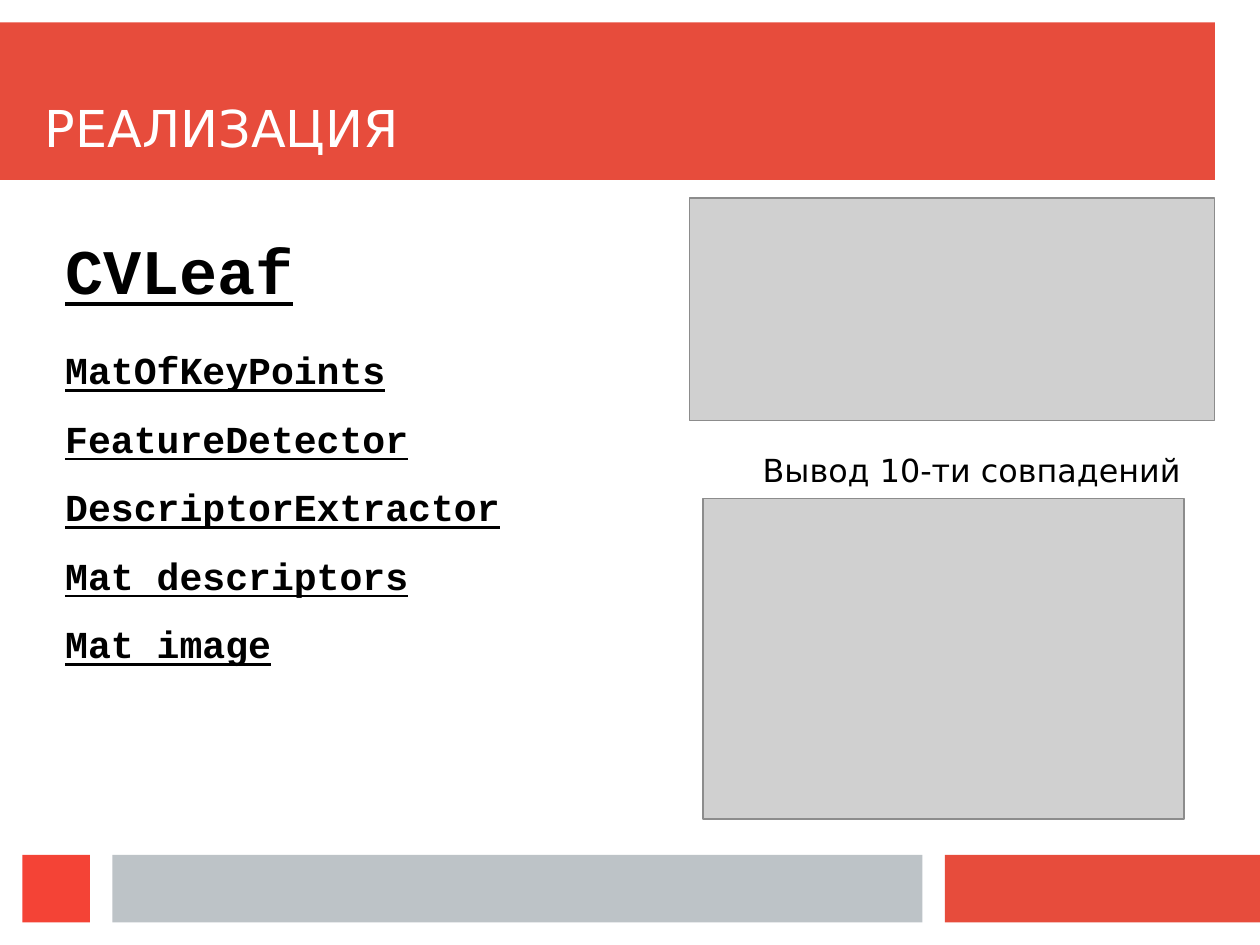
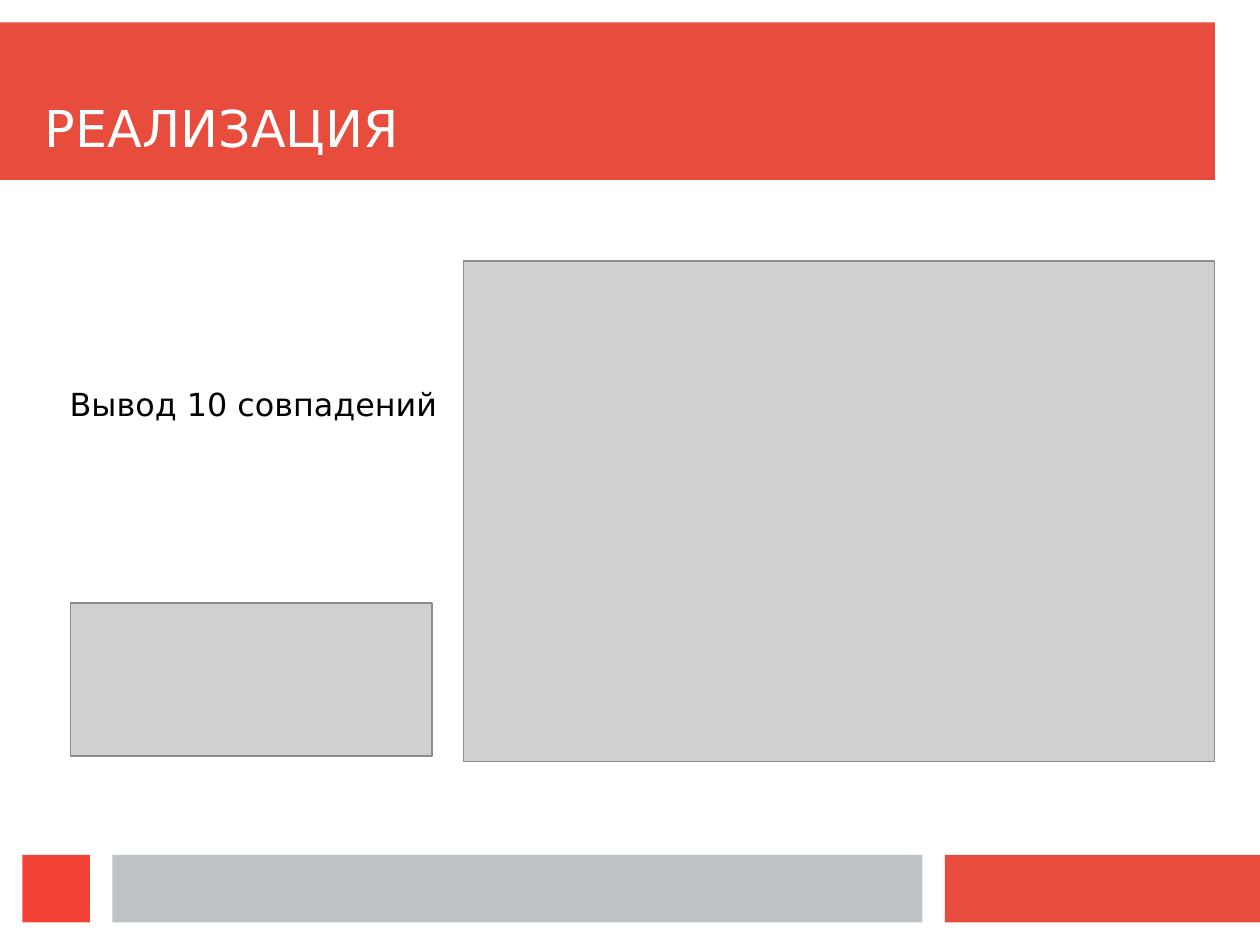
Before and after one commit to Chekist322/Android_OpenCV_TreeRecognition, a slide deck: slide 7 of SummerSchool.odp (slide 5 before the commit). Drawn at 1260x945 pixels with LibreOffice and Linux fonts; fonts in the diff are those of the drawing; grey boxes stand for pictures. Boxes give left, top, right and bottom in pixels: in the first picture for what was removed or moved away, otherwise in the second. Text is boxed around its words. In the diff, an @@ line names an element or a change of style, - is before the commit and + after.

```diff
--- a/SummerSchool.odp
+++ b/SummerSchool.odp
@@ text removed at (65,248,294,306) @@
-CVLeaf
@@ picture: place and size @@
-picture at (703,499,1185,819)
+picture at (464,261,1215,761)
@@ text removed at (65,357,499,666) @@
-MatOfKeyPoints
-FeatureDetector
-DescriptorExtractor
-Mat descriptors
-Mat image
@@ text at (70,392,437,421): text changed @@
-Вывод 10-ти совпадений
+Вывод 10 совпадений
@@ picture: place and size @@
-picture at (689,198,1215,420)
+picture at (70,604,431,757)
```
Also in this commit, not shown: 10 other slides changed, 1 slide added, 23 other files.
